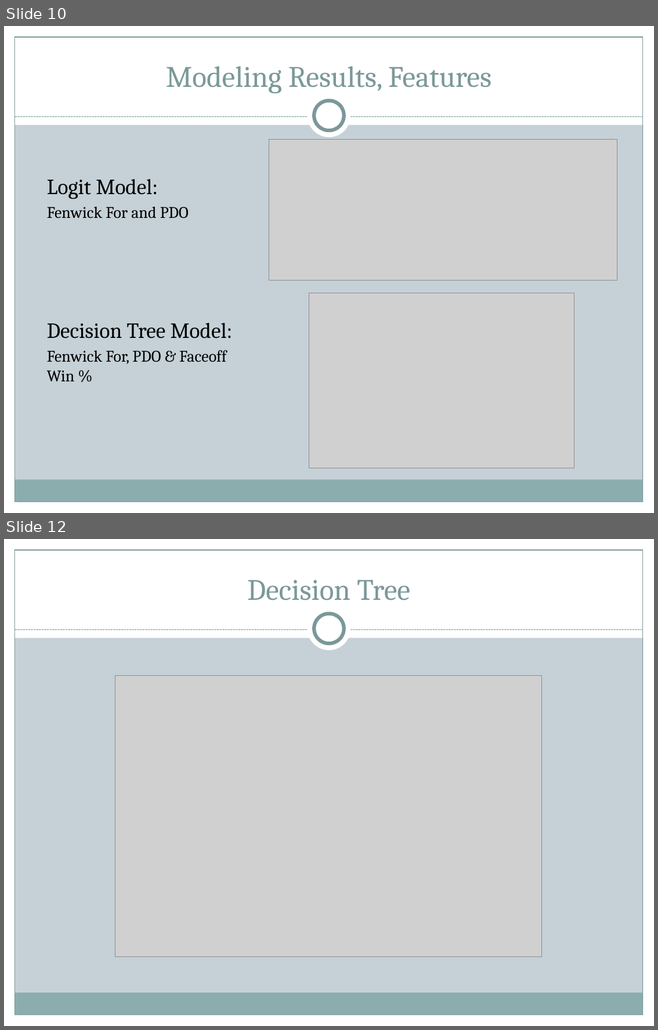
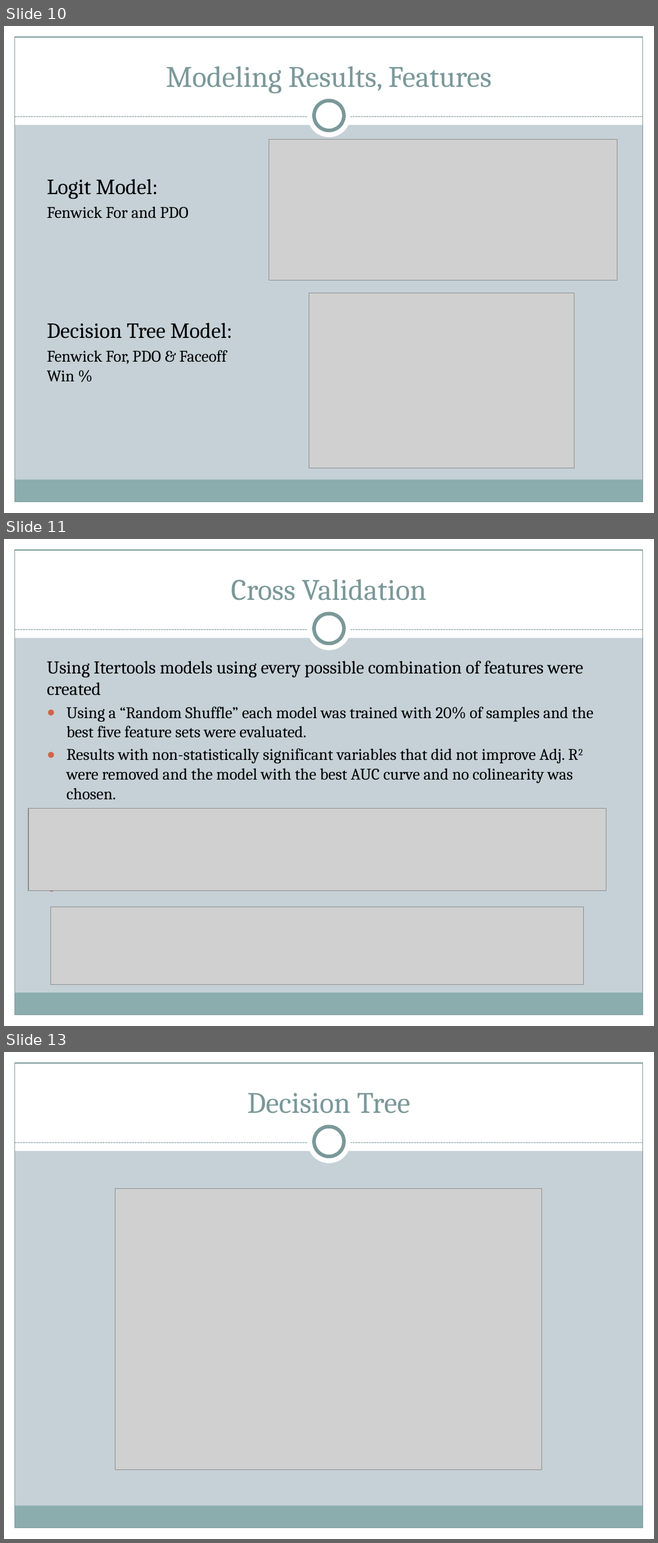
Before and after one commit to themp731/Projects, a slide deck: Final_Data/Deliverables/Presentation.pptx. Shown one above the other, each under a label of ours: slides 10 and 12 before the commit, slides 10, 11 and 13 after it; the slides between them are not shown. The pictures are 658x1030 and 658x1543 pixels, drawn with LibreOffice and Linux fonts; fonts in the diff are those of the drawing; grey boxes stand for pictures. Boxes give left, top, right and bottom in pixels: in the first picture for what was removed or moved away, otherwise in the second. Text is boxed around its words. In the diff, an @@ line names an element or a change of style, - is before the commit and + after.

```diff
--- a/Final_Data/Deliverables/Presentation.pptx
+++ b/Final_Data/Deliverables/Presentation.pptx
@@ slide 11 added at box(4, 539, 654, 1026), background #C5D1D7; not listed: 9 template elements that a slide beside it also shows @@
@@ title added at box(231, 579, 426, 600), 33 pt, text #7C999A @@
+Cross Validation
@@ text added at box(47, 661, 593, 799), 18 pt, text #000000 @@
+Using Itertools models using every possible combination of features were created
+● Using a “Random Shuffle” each model was trained with 20% of samples and the best five feature sets were evaluated.
+● Results with non-statistically significant variables that did not improve Adj. R2 were removed and the model with the best AUC curve and no colinearity was chosen.
@@ picture added at box(29, 809, 606, 891) @@
@@ picture added at box(51, 907, 583, 984) @@
@@ what was slide 12 is now slide 13 @@
```
Also in this commit, not shown: 1 slide changed, 1 other file.
